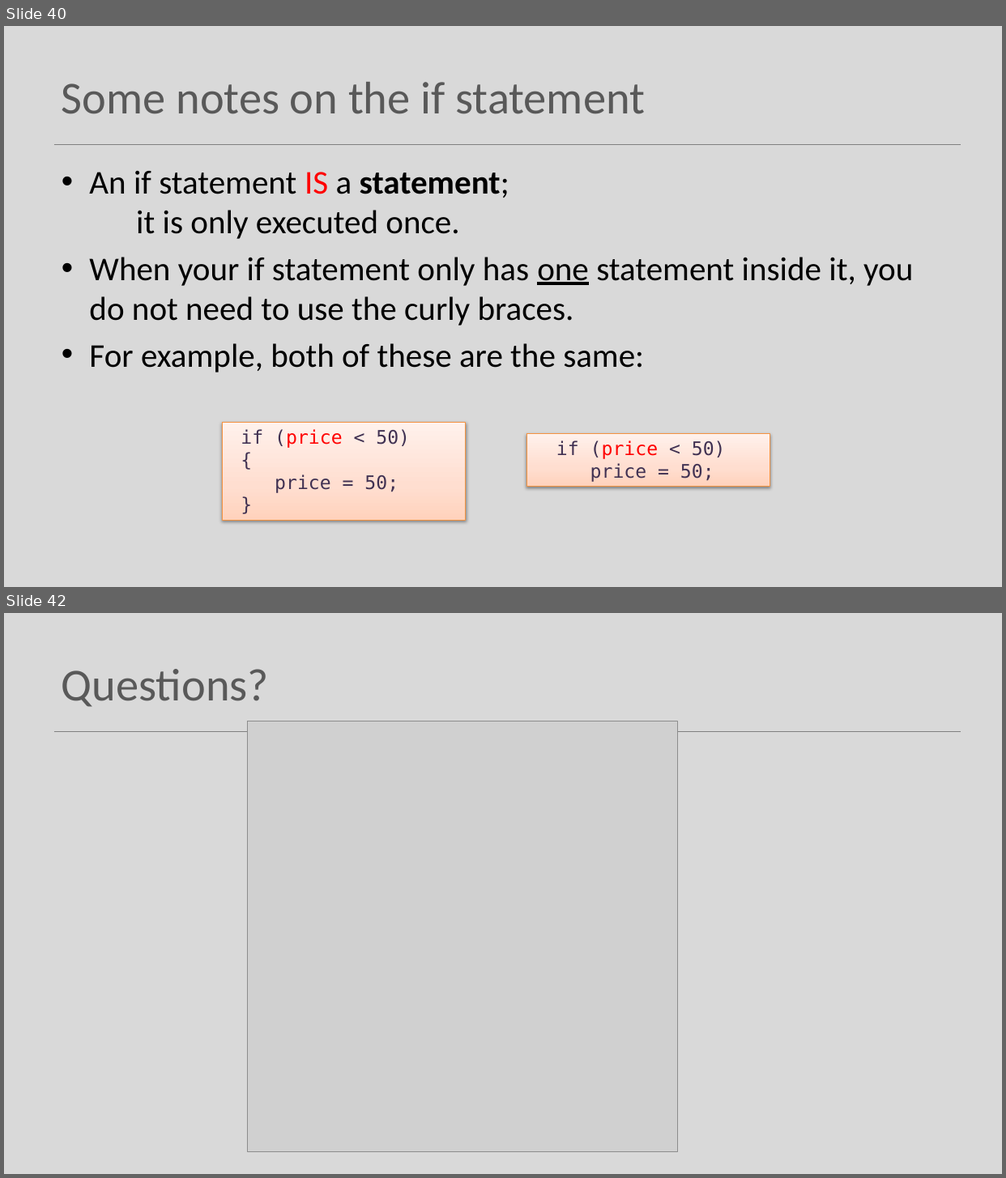
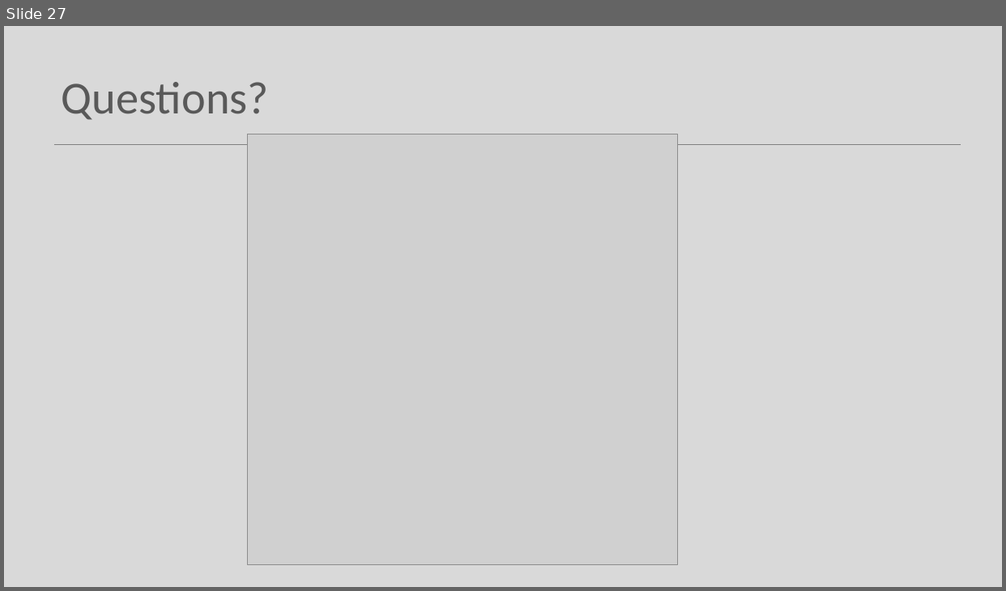
Before and after one commit to Programming-Fundamentals-SETU/prog-fund-1-sept-25, a slide deck: topic02-understanding-class-definitions/unit-1/talk-2/b-class-definitions-methods.pptx. Shown one above the other, each under a label of ours: slides 40 and 42 before the commit, slide 27 after it; the slides between them are not shown. The pictures are 1006x1178 and 1006x591 pixels, drawn with LibreOffice and Linux fonts; fonts in the diff are those of the drawing; grey boxes stand for pictures. Boxes give left, top, right and bottom in pixels: in the first picture for what was removed or moved away, otherwise in the second. Text is boxed around its words. In the diff, an @@ line names an element or a change of style, - is before the commit and + after.

```diff
--- a/topic02-understanding-class-definitions/unit-1/talk-2/b-class-definitions-methods.pptx
+++ b/topic02-understanding-class-definitions/unit-1/talk-2/b-class-definitions-methods.pptx
@@ slide 40 removed at bbox=[4, 26, 1002, 587], background #D9D9D9; not listed: 1 template element that a slide beside it also shows @@
@@ title removed at bbox=[62, 82, 645, 114] @@
-Some notes on the if statement
@@ text removed at bbox=[89, 170, 913, 373] @@
-• An if statement IS a statement;
-  it is only executed once.
-• When your if statement only has one statement inside it, you do not need to use the curly braces.
-• For example, both of these are the same:
@@ rectangle removed at bbox=[223, 422, 466, 520] @@
-if (price < 50)
-{
-price = 50;
-}
@@ rectangle removed at bbox=[526, 433, 769, 486] @@
-if (price < 50)
-price = 50;
@@ what was slide 42 is now slide 27 @@
```
Also in this commit, not shown: 14 other slides removed, 13 other files.
